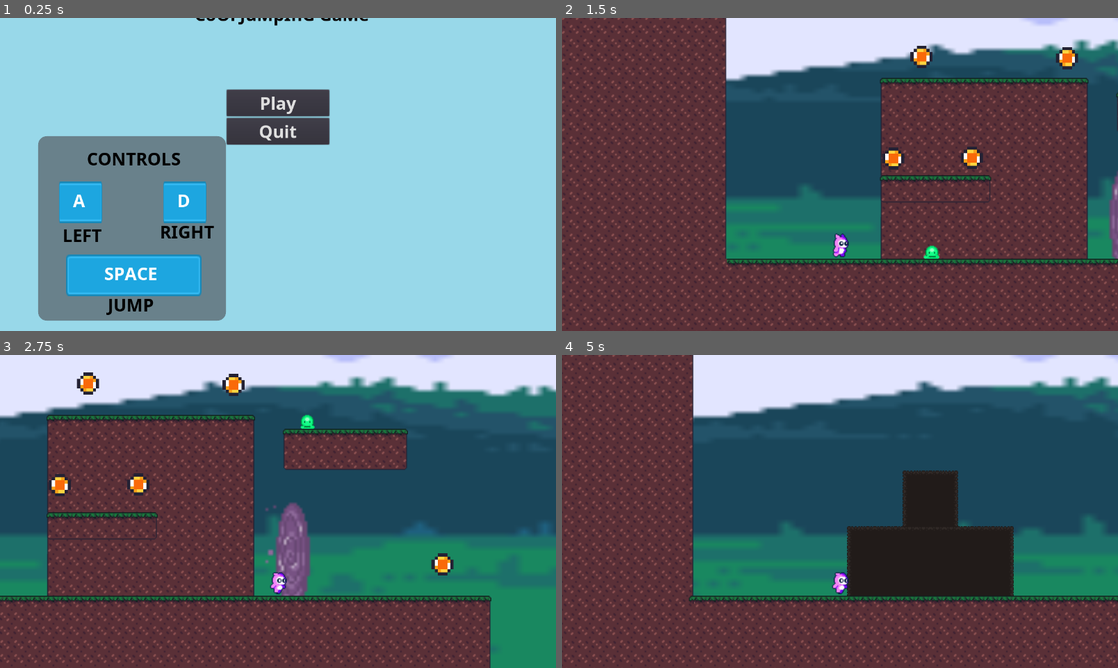
Above: before the commit, frames 1-4 (two rows, left to right).
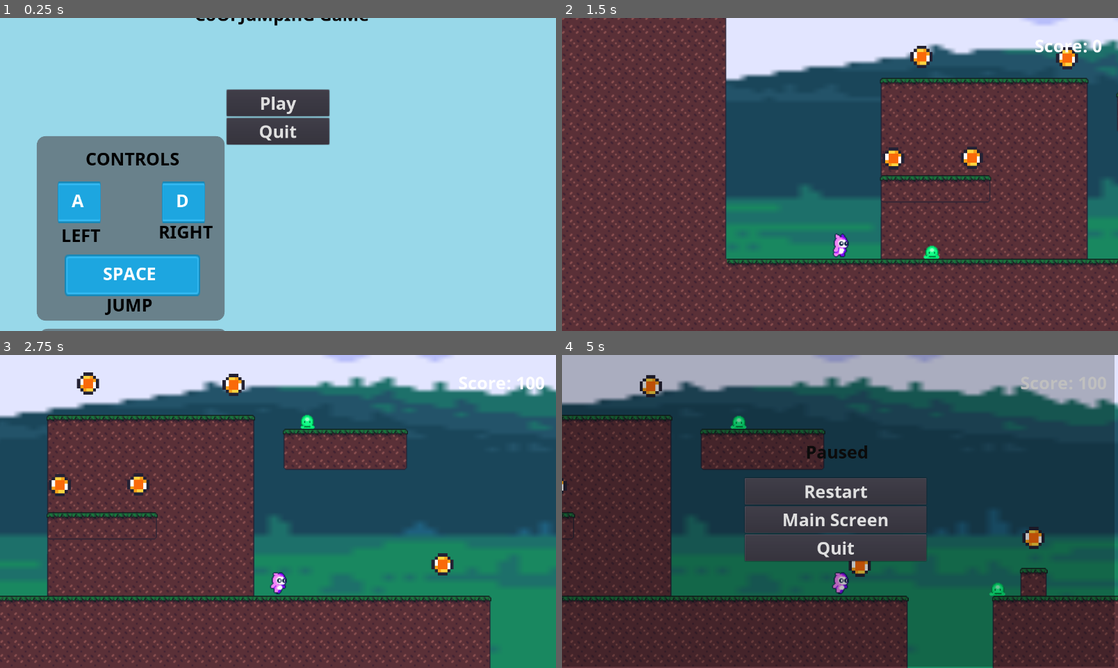
Above: after the commit, the same moments.

Repository: Mertric/2D-Video-game
Game: Godot game, scene res://Screen/MainScreen.tscn
The game is run twice, just before and just after one commit, with the same random seed, the same clock (stepped at 60 frames per second) and the same inputs.
Inputs:
- Up to frame 1 (0.25 s): no input
- Up to frame 2 (1.5 s): click "Play" at 0.5 s; hold D (right) from 1.28 s (still down)
- Up to frame 3 (2.75 s): keep holding D (right); tap Space (jump) at 1.52, 2.27 s
- Up to frame 4 (5 s): release D (right) at 2.78 s; hold A (left) 2.78-3.53 s; hold D (right) from 3.53 s (still down); tap Space (jump) at 3.77, 4.52 s; tap P (pause, bound only after the commit) at 4.9 s

The runs differ from the first frame. In frame 1, 1.8% of the frame differs, in the area x 6-41%, y 37-100%; in frame 2, 0.5%; in frame 3, 1.8%; in frame 4, 58%, in the area x 0-100%, y 0-100%.

Commit message:
feat:Added Pause menu,update score on pause and end game
Press "p" to pause the game will show the buttons to restart,menu,and quit. The score is updated at  real time when the player kills enemy or collects coins. End game will show total points and total deaths. Link the end screen to the last level.

Diff:
--- a/2D Platformer/FallCollision.gd
+++ b/2D Platformer/FallCollision.gd
@@ -6,7 +6,7 @@
 
 #add like a scene to either a checkpoint or to the starting menu
 func dead() -> void:
-
+	PlayerData.score = 0
 	$Timer.start()
 
 func _on_Timer_timeout():
--- /dev/null
+++ b/2D Platformer/Screen/EndScreen.gd
@@ -0,0 +1,6 @@
+extends Control
+
+onready var label: Label = $ScoreandDeath
+
+func _ready() -> void:
+	label.text = label.text  % [PlayerData.score,PlayerData.deaths]
--- a/2D Platformer/Screen/EndScreen.tscn
+++ b/2D Platformer/Screen/EndScreen.tscn
@@ -1,5 +1,6 @@
-[gd_scene load_steps=6 format=2]
+[gd_scene load_steps=7 format=2]
 
+[ext_resource path="res://Screen/EndScreen.gd" type="Script" id=1]
 [ext_resource path="res://UI_Stuff/Title.tscn" type="PackedScene" id=3]
 [ext_resource path="res://UI_Stuff/ChangeSceneButton.tscn" type="PackedScene" id=4]
 [ext_resource path="res://UI_Stuff/Quit.tscn" type="PackedScene" id=5]
@@ -10,13 +11,20 @@
 anchor_right = 1.0
 anchor_bottom = 1.0
 theme = ExtResource( 6 )
+script = ExtResource( 1 )
 __meta__ = {
 "_edit_use_anchors_": false
 }
 
 [node name="CoOlBaCkGrOuNd" type="TextureRect" parent="."]
-anchor_right = 1.0
-anchor_bottom = 1.0
+anchor_left = 0.5
+anchor_top = 0.5
+anchor_right = 0.5
+anchor_bottom = 0.5
+margin_left = -960.0
+margin_top = -540.0
+margin_right = 960.0
+margin_bottom = 540.0
 texture = ExtResource( 7 )
 expand = true
 stretch_mode = 2
@@ -27,23 +35,24 @@
 [node name="Title" parent="." instance=ExtResource( 3 )]
 anchor_top = 0.5
 anchor_bottom = 0.5
-margin_left = -88.0
-margin_top = -314.0
-margin_right = 88.0
-margin_bottom = -280.0
+margin_left = -146.5
+margin_top = -362.0
+margin_right = 146.5
+margin_bottom = -307.0
 text = "Game Finished"
 
-[node name="Score and Death" type="Label" parent="."]
+[node name="ScoreandDeath" type="Label" parent="."]
+modulate = Color( 0, 0, 0, 1 )
 anchor_left = 0.5
 anchor_top = 0.5
 anchor_right = 0.5
 anchor_bottom = 0.5
-margin_left = -68.0
-margin_top = -250.0
-margin_right = 69.0
-margin_bottom = -179.0
-text = "Final Score:
-Deaths:"
+margin_left = -147.5
+margin_top = -296.0
+margin_right = 147.5
+margin_bottom = -183.0
+text = "Final Score: %s
+Deaths: %s"
 align = 1
 __meta__ = {
 "_edit_use_anchors_": false
@@ -54,19 +63,21 @@
 anchor_top = 0.5
 anchor_right = 0.5
 anchor_bottom = 0.5
-margin_left = -118.0
-margin_top = -130.0
-margin_right = 118.0
-margin_bottom = 130.0
+margin_left = -145.0
+margin_top = -142.0
+margin_right = 145.0
+margin_bottom = -8.0
 __meta__ = {
 "_edit_use_anchors_": false
 }
 
 [node name="Play" parent="Menu" instance=ExtResource( 4 )]
+margin_right = 290.0
 margin_bottom = 61.0
 text = "Play Again"
 nextScenePath = "res://Screen/MainScreen.tscn"
 
 [node name="Quit" parent="Menu" instance=ExtResource( 5 )]
 margin_top = 65.0
+margin_right = 290.0
 margin_bottom = 126.0
--- a/2D Platformer/Screen/MainScreen.tscn
+++ b/2D Platformer/Screen/MainScreen.tscn
@@ -79,17 +79,17 @@
 margin_top = 65.0
 margin_bottom = 126.0
 
-[node name="Panel" type="Panel" parent="."]
-margin_left = 88.0
+[node name="Controls" type="Panel" parent="."]
+margin_left = 84.6365
 margin_top = 272.0
-margin_right = 520.0
+margin_right = 516.636
 margin_bottom = 696.0
 custom_styles/panel = SubResource( 1 )
 __meta__ = {
 "_edit_use_anchors_": false
 }
 
-[node name="A Key" type="TextureRect" parent="Panel"]
+[node name="A Key" type="TextureRect" parent="Controls"]
 margin_left = 48.0
 margin_top = 104.0
 margin_right = 147.0
@@ -97,7 +97,7 @@
 texture = ExtResource( 6 )
 expand = true
 
-[node name="Space Button" type="TextureRect" parent="Panel"]
+[node name="Space Button" type="TextureRect" parent="Controls"]
 margin_left = 64.0
 margin_top = 272.0
 margin_right = 376.0
@@ -105,7 +105,7 @@
 texture = ExtResource( 6 )
 expand = true
 
-[node name="D Key" type="TextureRect" parent="Panel"]
+[node name="D Key" type="TextureRect" parent="Controls"]
 margin_left = 288.0
 margin_top = 104.0
 margin_right = 387.0
@@ -113,7 +113,7 @@
 texture = ExtResource( 6 )
 expand = true
 
-[node name="Control Label" type="Label" parent="Panel"]
+[node name="Control Label" type="Label" parent="Controls"]
 anchor_left = 0.298
 anchor_top = 0.061
 anchor_right = 0.298
@@ -126,7 +126,7 @@
 custom_colors/font_color = Color( 0, 0, 0, 1 )
 text = "CONTROLS"
 
-[node name="A Label" type="Label" parent="Panel"]
+[node name="A Label" type="Label" parent="Controls"]
 margin_left = 80.0
 margin_top = 120.0
 margin_right = 130.0
@@ -137,7 +137,7 @@
 "_edit_use_anchors_": false
 }
 
-[node name="Space Label" type="Label" parent="Panel"]
+[node name="Space Label" type="Label" parent="Controls"]
 margin_left = 152.0
 margin_top = 288.0
 margin_right = 288.0
@@ -148,7 +148,7 @@
 "_edit_use_anchors_": false
 }
 
-[node name="D Label" type="Label" parent="Panel"]
+[node name="D Label" type="Label" parent="Controls"]
 margin_left = 320.0
 margin_top = 120.0
 margin_right = 370.0
@@ -156,7 +156,7 @@
 custom_fonts/font = SubResource( 3 )
 text = "D"
 
-[node name="Left Label" type="Label" parent="Panel"]
+[node name="Left Label" type="Label" parent="Controls"]
 margin_left = 56.0
 margin_top = 200.0
 margin_right = 223.0
@@ -168,7 +168,7 @@
 "_edit_use_anchors_": false
 }
 
-[node name="Right Label" type="Label" parent="Panel"]
+[node name="Right Label" type="Label" parent="Controls"]
 margin_left = 280.0
 margin_top = 192.0
 margin_right = 464.0
@@ -180,7 +180,7 @@
 "_edit_use_anchors_": false
 }
 
-[node name="Jump Label" type="Label" parent="Panel"]
+[node name="Jump Label" type="Label" parent="Controls"]
 margin_left = 160.0
 margin_top = 360.0
 margin_right = 370.0
@@ -192,7 +192,51 @@
 "_edit_use_anchors_": false
 }
 
-[node name="Panel2" type="Panel" parent="."]
+[node name="pause" type="Panel" parent="."]
+margin_left = 90.0
+margin_top = 715.0
+margin_right = 524.0
+margin_bottom = 889.0
+custom_styles/panel = SubResource( 1 )
+__meta__ = {
+"_edit_use_anchors_": false
+}
+
+[node name="P Key" type="TextureRect" parent="pause"]
+margin_left = 28.6725
+margin_top = 40.9432
+margin_right = 127.673
+margin_bottom = 136.943
+texture = ExtResource( 6 )
+expand = true
+__meta__ = {
+"_edit_use_anchors_": false
+}
+
+[node name="P Label" type="Label" parent="pause"]
+margin_left = 57.0553
+margin_top = 54.2037
+margin_right = 107.055
+margin_bottom = 122.204
+custom_fonts/font = SubResource( 3 )
+text = "P"
+__meta__ = {
+"_edit_use_anchors_": false
+}
+
+[node name="PauseText" type="Label" parent="pause"]
+modulate = Color( 0, 0, 0, 1 )
+margin_left = 160.883
+margin_top = 56.3227
+margin_right = 279.883
+margin_bottom = 124.323
+custom_fonts/font = SubResource( 3 )
+text = "Pause"
+__meta__ = {
+"_edit_use_anchors_": false
+}
+
+[node name="Rules" type="Panel" parent="."]
 margin_left = 1376.0
 margin_top = 272.0
 margin_right = 1816.0
@@ -202,7 +246,7 @@
 "_edit_use_anchors_": false
 }
 
-[node name="Rules Label" type="Label" parent="Panel2"]
+[node name="Rules Label" type="Label" parent="Rules"]
 margin_left = 152.0
 margin_top = 16.0
 margin_right = 296.0
@@ -214,7 +258,7 @@
 "_edit_use_anchors_": false
 }
 
-[node name="Rules Description" type="Label" parent="Panel2"]
+[node name="Rules Description" type="Label" parent="Rules"]
 margin_left = 16.0
 margin_top = 88.0
 margin_right = 440.0
--- /dev/null
+++ b/2D Platformer/UI_Stuff/Restart.gd
@@ -0,0 +1,6 @@
+extends Button
+
+func _on_Restart_button_up() -> void:
+	PlayerData.score = 0
+	get_tree().paused = false
+	get_tree().reload_current_scene()
--- /dev/null
+++ b/2D Platformer/UI_Stuff/Restart.tscn
@@ -0,0 +1,13 @@
+[gd_scene load_steps=2 format=2]
+
+[ext_resource path="res://UI_Stuff/Restart.gd" type="Script" id=1]
+
+[node name="Restart" type="Button"]
+margin_right = 236.0
+margin_bottom = 20.0
+text = "Play"
+script = ExtResource( 1 )
+__meta__ = {
+"_edit_use_anchors_": false
+}
+[connection signal="button_up" from="." to="." method="_on_Restart_button_up"]
--- /dev/null
+++ b/2D Platformer/UI_Stuff/UserInterface.gd
@@ -0,0 +1,31 @@
+extends Control
+
+onready var sceneTree: = get_tree()
+onready var pauseOverlay: = get_node("PauseOverlay")
+onready var score: Label = get_node("Label")
+onready var pauseTitle: Label = get_node("PauseOverlay/Title")
+
+var paused: = false setget SetPaused
+
+func _ready() -> void:
+	PlayerData.connect("scoreUpdated",self,"UpdateInterface")
+	PlayerData.connect("playerDied",self,"PlayerDataPlayerDied")
+	UpdateInterface()
+
+func _unhandled_input(event: InputEvent) -> void :
+	if event.is_action_pressed("pause"):
+		self.paused =  not paused
+		sceneTree.set_input_as_handled()
+
+func UpdateInterface() -> void:
+	score.text = "Score: %s" % PlayerData.score
+
+func PlayerDataPlayerDied() -> void:
+	self.paused = true
+	pauseTitle.text = "You Died"
+
+
+func SetPaused(value: bool) -> void:
+	paused = value
+	sceneTree.paused =  value
+	pauseOverlay.visible = value
--- /dev/null
+++ b/2D Platformer/UI_Stuff/UserInterface.tscn
@@ -0,0 +1,75 @@
+[gd_scene load_steps=7 format=2]
+
+[ext_resource path="res://UI_Stuff/ChangeSceneButton.tscn" type="PackedScene" id=1]
+[ext_resource path="res://UI_Stuff/Restart.tscn" type="PackedScene" id=2]
+[ext_resource path="res://UI_Stuff/Title.tscn" type="PackedScene" id=3]
+[ext_resource path="res://UI_Stuff/Quit.tscn" type="PackedScene" id=4]
+[ext_resource path="res://UI_Stuff/UI_Theme.tres" type="Theme" id=5]
+[ext_resource path="res://UI_Stuff/UserInterface.gd" type="Script" id=6]
+
+[node name="UserInterface" type="Control"]
+pause_mode = 2
+anchor_right = 1.0
+anchor_bottom = 1.0
+theme = ExtResource( 5 )
+script = ExtResource( 6 )
+__meta__ = {
+"_edit_use_anchors_": false
+}
+
+[node name="Label" type="Label" parent="."]
+anchor_left = 1.0
+anchor_right = 1.0
+margin_left = -225.419
+margin_top = 35.834
+margin_right = -36.4194
+margin_bottom = 90.834
+text = "Score: %s"
+align = 2
+
+[node name="PauseOverlay" type="ColorRect" parent="."]
+visible = false
+anchor_right = 1.0
+anchor_bottom = 1.0
+margin_left = -8.48535
+margin_top = -2.82849
+margin_right = -8.48535
+margin_bottom = -2.82849
+color = Color( 0, 0, 0, 0.247059 )
+__meta__ = {
+"_edit_use_anchors_": false
+}
+
+[node name="Title" parent="PauseOverlay" instance=ExtResource( 3 )]
+margin_left = -84.1652
+margin_top = 197.86
+margin_right = 86.8348
+margin_bottom = 252.86
+text = "Paused"
+
+[node name="PauseMenu" type="VBoxContainer" parent="PauseOverlay"]
+anchor_left = 0.5
+anchor_top = 0.5
+anchor_right = 0.5
+anchor_bottom = 0.5
+margin_left = -211.245
+margin_top = -74.1852
+margin_right = 206.755
+margin_bottom = 136.815
+
+[node name="Restart" parent="PauseOverlay/PauseMenu" instance=ExtResource( 2 )]
+margin_right = 418.0
+margin_bottom = 61.0
+text = "Restart"
+
+[node name="ChangeSceneButton" parent="PauseOverlay/PauseMenu" instance=ExtResource( 1 )]
+margin_top = 65.0
+margin_right = 418.0
+margin_bottom = 126.0
+text = "Main Screen"
+nextScenePath = "res://Screen/MainScreen.tscn"
+
+[node name="Quit" parent="PauseOverlay/PauseMenu" instance=ExtResource( 4 )]
+margin_top = 130.0
+margin_right = 418.0
+margin_bottom = 191.0
--- a/2D Platformer/project.godot
+++ b/2D Platformer/project.godot
@@ -53,6 +53,11 @@
 "events": [ Object(InputEventKey,"resource_local_to_scene":false,"resource_name":"","device":0,"alt":false,"shift":false,"control":false,"meta":false,"command":false,"pressed":false,"scancode":32,"unicode":0,"echo":false,"script":null)
  ]
 }
+pause={
+"deadzone": 0.5,
+"events": [ Object(InputEventKey,"resource_local_to_scene":false,"resource_name":"","device":0,"alt":false,"shift":false,"control":false,"meta":false,"command":false,"pressed":false,"scancode":80,"unicode":0,"echo":false,"script":null)
+ ]
+}
 
 [layer_names]
 
--- a/2D Platformer/src/Actors/Player.gd
+++ b/2D Platformer/src/Actors/Player.gd
@@ -117,6 +117,7 @@
 
 func dead() -> void:
 	isDead = true
+	PlayerData.score = 0
 	PlayerData.deaths += 1
 	velocity = Vector2(0,0)
 	$AnimatedSprite.play("Death")
--- a/2D Platformer/src/Levels/Level.tscn
+++ b/2D Platformer/src/Levels/Level.tscn
@@ -9,6 +9,7 @@
 [ext_resource path="res://src/Levels/Level2TestForTele.tscn" type="PackedScene" id=7]
 [ext_resource path="res://src/Objects/FallCollision.tscn" type="PackedScene" id=8]
 [ext_resource path="res://UI_Stuff/ParallaxBackground.tscn" type="PackedScene" id=9]
+[ext_resource path="res://UI_Stuff/UserInterface.tscn" type="PackedScene" id=10]
 
 [sub_resource type="RectangleShape2D" id=1]
 extents = Vector2( 64, 16 )
@@ -72,8 +73,13 @@
 
 [node name="Level" type="Node2D"]
 
+[node name="UI" type="CanvasLayer" parent="."]
+layer = 100
+
+[node name="UserInterface" parent="UI" instance=ExtResource( 10 )]
+
 [node name="Area2D" parent="." instance=ExtResource( 6 )]
-position = Vector2( 552.231, 923.095 )
+position = Vector2( 7389.36, 545.05 )
 nextScene = ExtResource( 7 )
 
 [node name="NonCollision tiles" type="TileMap" parent="."]
--- a/2D Platformer/src/Levels/Level2TestForTele.tscn
+++ b/2D Platformer/src/Levels/Level2TestForTele.tscn
@@ -9,6 +9,9 @@
 [ext_resource path="res://src/Objects/Teleport.tscn" type="PackedScene" id=7]
 [ext_resource path="res://Screen/EndScreen.tscn" type="PackedScene" id=8]
 [ext_resource path="res://src/Objects/FallCollision.tscn" type="PackedScene" id=9]
+[ext_resource path="res://UI_Stuff/UserInterface.gd" type="Script" id=10]
+[ext_resource path="res://UI_Stuff/UserInterface.tscn" type="PackedScene" id=11]
+[ext_resource path="res://UI_Stuff/UI_Theme.tres" type="Theme" id=12]
 
 [sub_resource type="RectangleShape2D" id=1]
 extents = Vector2( 40, 8 )
@@ -38,6 +41,19 @@
 extents = Vector2( 128, 8 )
 
 [node name="Level" type="Node2D"]
+
+[node name="UI" type="CanvasLayer" parent="."]
+layer = 100
+
+[node name="UserInterface" type="Control" parent="UI" instance=ExtResource( 11 )]
+pause_mode = 2
+anchor_right = 1.0
+anchor_bottom = 1.0
+theme = ExtResource( 12 )
+script = ExtResource( 10 )
+__meta__ = {
+"_edit_use_anchors_": false
+}
 
 [node name="NonCollision Tiles" type="TileMap" parent="."]
 tile_set = ExtResource( 3 )
--- a/2D Platformer/src/Objects/Teleport.tscn
+++ b/2D Platformer/src/Objects/Teleport.tscn
@@ -120,6 +120,7 @@
 scale = Vector2( -3, 3 )
 frames = SubResource( 9 )
 animation = "Idle"
+frame = 3
 playing = true
 
 [node name="CollisionShape2D" type="CollisionShape2D" parent="."]
Not shown: 1 places in 2D Platformer/src/Levels/Level.tscn that only renumber resources
Not shown: 1 places in 2D Platformer/src/Levels/Level2TestForTele.tscn that only renumber resources
